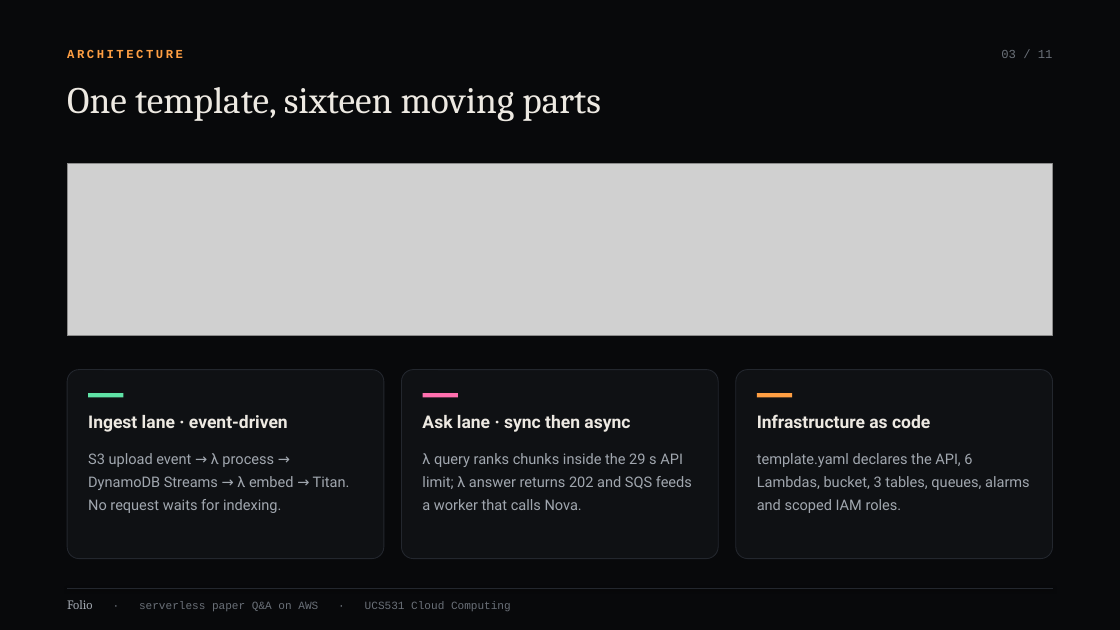
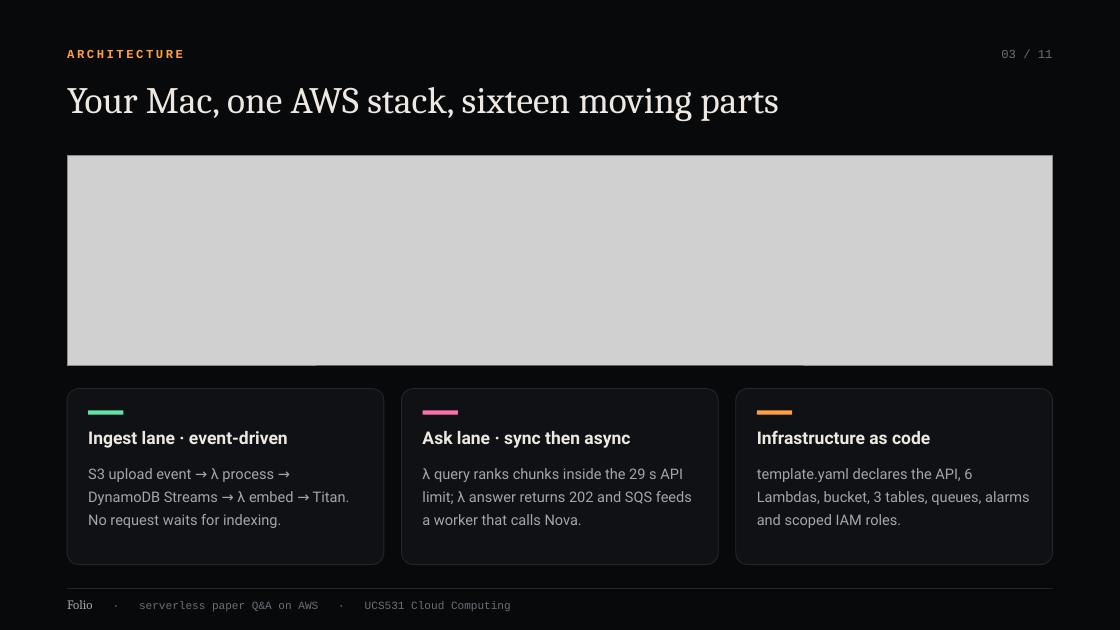
Before and after one commit to aryanorastar/UCS531-Cloud-Computing-Project, a slide deck: slide 3 of presentation/UCS531_Lab_Evaluation.pptx. Drawn at 1120x630 pixels with LibreOffice and Linux fonts; fonts in the diff are those of the drawing; grey boxes stand for pictures; background and template pictures are left out. Boxes give left, top, right and bottom in pixels: in the first picture for what was removed or moved away, otherwise in the second. Text is boxed around its words. In the diff, an @@ line names an element or a change of style, - is before the commit and + after.

```diff
--- a/presentation/UCS531_Lab_Evaluation.pptx
+++ b/presentation/UCS531_Lab_Evaluation.pptx
@@ text at [67,87,779,121]: text changed @@
-One template, sixteen moving parts
+Your Mac, one AWS stack, sixteen moving parts
@@ picture: place and size @@
-picture at [67,164,1053,335]
+picture at [67,155,1053,365]
@@ rounded rectangle: place and size @@
-rounded rectangle at [67,370,384,559]
+rounded rectangle at [67,389,384,565]
@@ rounded rectangle: place and size @@
-rounded rectangle at [402,370,718,559]
+rounded rectangle at [402,389,718,565]
@@ proportions changed in 3 elements at [67,389,384,565], [402,389,718,565], [736,389,1053,565] @@
@@ rounded rectangle: place and size @@
-rounded rectangle at [736,370,1053,559]
+rounded rectangle at [736,389,1053,565]
@@ 3 rectangles: place and size @@
-3 rectangles at [88,393,792,397]
+3 rectangles at [88,411,792,415]
@@ 6 texts: place and size @@
-6 texts at [88,414,1030,513]
+6 texts at [88,430,1030,528]
```
Also in this commit, not shown: 5 other slides changed, 18 other files.
